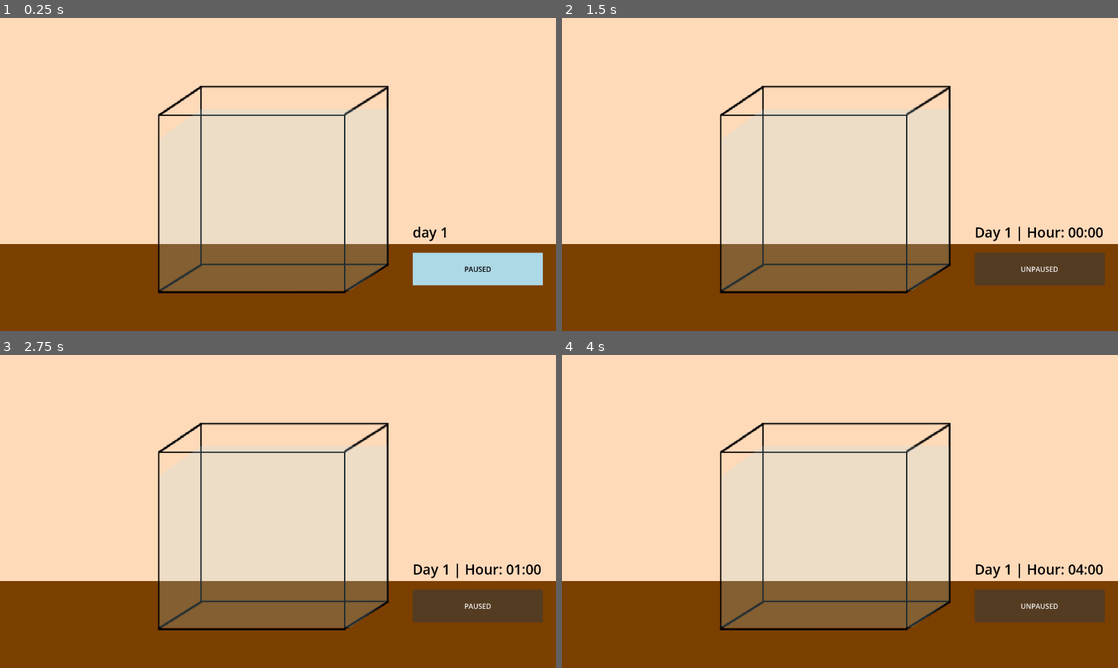
Above: before the commit, frames 1-4 (two rows, left to right).
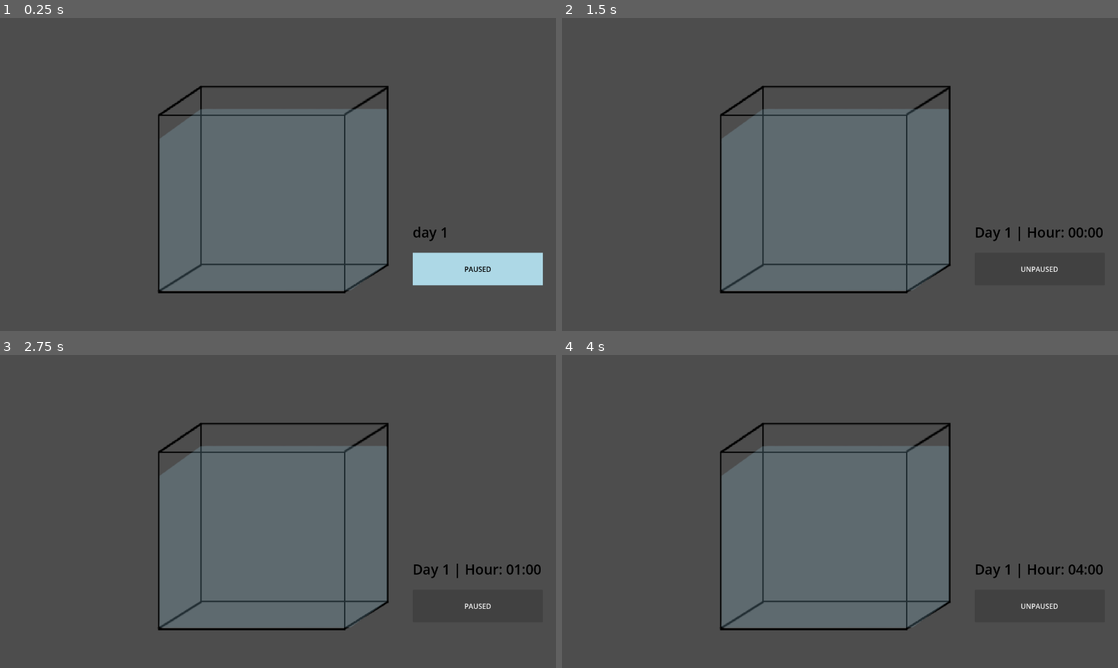
Above: after the commit, the same moments.

Repository: jac192133/Ecobana
Game: Godot game, scene res://scenes/RoomScene.tscn
Two runs of this game, one before a commit and one after it. Both use one fixed random seed, a clock stepped at 60 frames per second and the inputs below.
Inputs:
- Up to frame 1 (0.25 s): no input
- Up to frame 2 (1.5 s): tap Enter at 0.5 s; click "PAUSED" at 1.25 s
- Up to frame 3 (2.75 s): click "UNPAUSED" at 2 s
- Up to frame 4 (4 s): tap Space (pause_toggle) at 2.75 s

The runs differ from the first frame. In frame 1, 96% of the frame differs, in the area x 0-100%, y 0-100%; in frame 2, 99%; in frame 3, 99%; in frame 4, 99%.

Commit message:
perspective switch wall

Diff:
--- a/godotecobana/scenes/RoomScene.tscn
+++ b/godotecobana/scenes/RoomScene.tscn
@@ -21,6 +21,7 @@
 
 [node name="Control" type="Control" parent="."]
 layout_mode = 3
+anchors_preset = 15
 anchor_right = 1.0
 anchor_bottom = 1.0
 grow_horizontal = 2
@@ -44,23 +45,6 @@
 anchors_preset = -1
 anchor_right = 1.0
 anchor_bottom = 1.0
-offset_right = 1280.0
-offset_bottom = 720.0
-grow_horizontal = 2
-grow_vertical = 2
-color = Color(1, 0.854902, 0.72549, 1)
-
-[node name="Table" type="ColorRect" parent="Control"]
-layout_mode = 1
-anchors_preset = -1
-anchor_right = 1.0
-anchor_bottom = 1.0
-offset_top = 520.0
-offset_right = 1280.0
-offset_bottom = 720.0
-grow_horizontal = 2
-grow_vertical = 2
-color = Color(0.482353, 0.247059, 0, 1)
 
 [node name="PauseToggleButton" type="Button" parent="."]
 offset_left = 950.0
